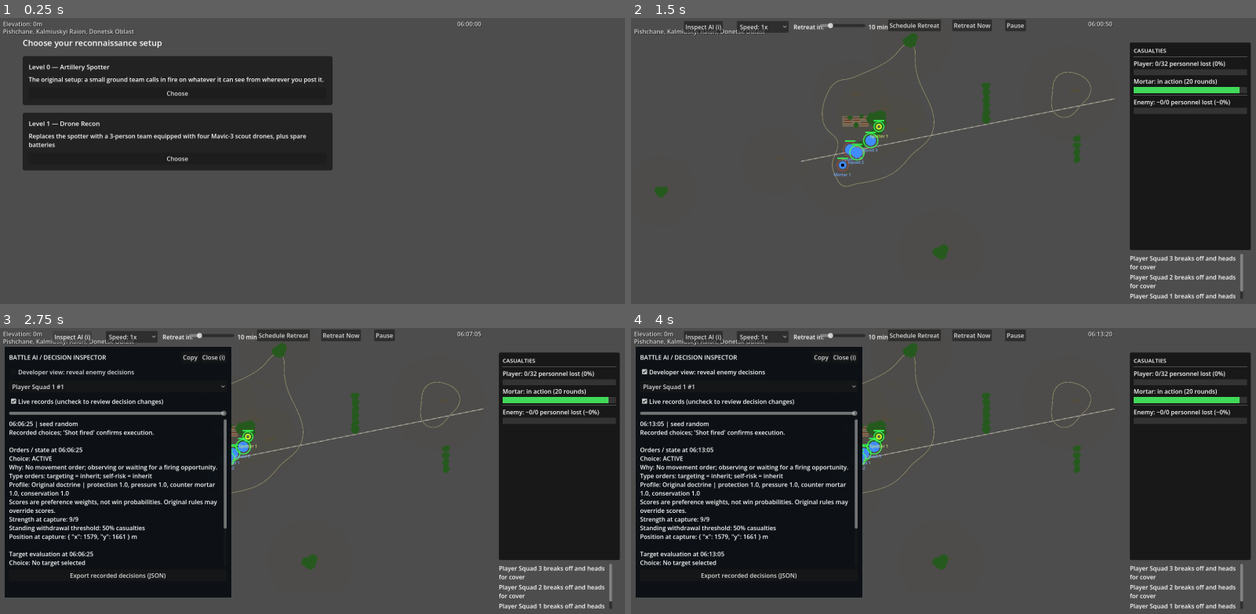
Above: before the commit, frames 1-4 (two rows, left to right).
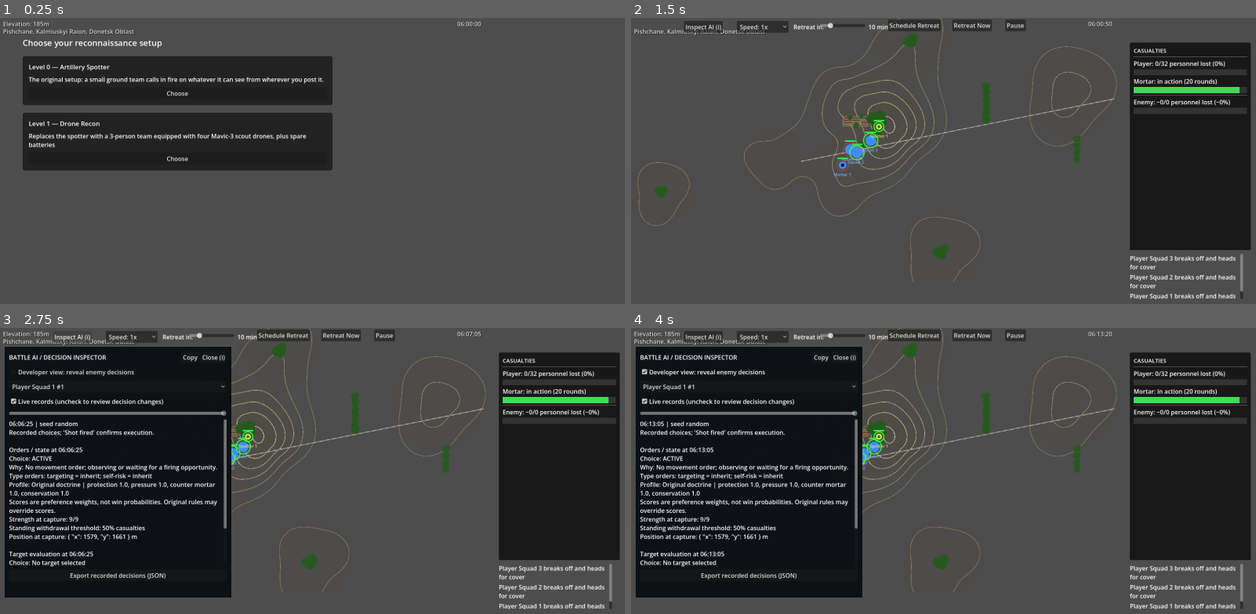
Above: after the commit, the same moments.

Repository: verybadcat/Drones
Game: Godot game, scene res://scenes/Main.tscn
Two runs of this game, one before a commit and one after it. Both use one fixed random seed, a clock stepped at 60 frames per second and the inputs below.
Inputs:
- Up to frame 1 (0.25 s): no input
- Up to frame 2 (1.5 s): click "Choose" at 0.5 s; click "Start Battle" at 1.25 s
- Up to frame 3 (2.75 s): click "Inspect AI (i)" at 2 s
- Up to frame 4 (4 s): click "Copy" at 2.75 s; click "Developer view: reveal enemy …" at 3.5 s

The runs differ from the first frame. In frame 1, less than 0.1% of the frame differs, in the area x 5-8%, y 1-4%; in frame 2, 0.8%, in the area x 1-78%, y 0-93%; in frame 3, 0.5%; in frame 4, 0.5%.

Commit message:
Elevation reads relative to sea level; contour interval fits the map
Each map's elevation_m() now adds a real elevation_baseline_m (the
regional ASL midpoint already researched for that map) on top of the
existing per-hill relief sum, so the hover label shows a real
sea-level figure instead of 0m on flat ground. Safe everywhere else
elevation is used: has_direct_los and the contour tracer only ever
compare or difference two readings, and a shared additive constant
cancels out of both identically.

Contour spacing is now chosen per map from its own actual sampled
relief (highest point minus lowest) instead of a single fixed 10m
interval for every map — Pishchane's individually modest hills
overlap enough that its true combined relief runs closer to 30m in
places, which the old single-hill-height bucketing missed. Contour
levels are also baseline-aware now, landing on real round ASL numbers
instead of "one interval above zero."

Co-Authored-By: Claude Sonnet 5 <noreply@anthropic.com>

Diff:
--- a/scripts/game_config.gd
+++ b/scripts/game_config.gd
@@ -102,6 +102,12 @@
 	"west_flank_width_m": 1500.0,
 
 	"village_center": Vector2(1500.0, 1750.0) * PIXELS_PER_METER,
+
+	# Midpoint of the regional elevation range this dictionary's own doc
+	# comment already cites (roughly 80-170m ASL) — elevation_m() adds
+	# this to every hill's local contribution, so "flat ground" here reads
+	# as a real sea-level figure instead of 0m.
+	"elevation_baseline_m": 125.0,
 
 	## Gently rolling farmland, not Moshchun's real ridgelines — see this
 	## dictionary's own doc comment for the regional elevation sourcing.
@@ -348,6 +354,12 @@
 	"west_flank_width_m": 1500.0,
 
 	"village_center": Vector2(1500.0, 1750.0) * PIXELS_PER_METER,
+
+	# Midpoint of the regional elevation range this dictionary's own doc
+	# comment already cites (roughly 150-220m ASL) — elevation_m() adds
+	# this to every hill's local contribution, so "flat ground" here reads
+	# as a real sea-level figure instead of 0m.
+	"elevation_baseline_m": 185.0,
 
 	## The first four sit near real features (the ravine's own rim, the
 	## village, the complex's south side, the rear); the rest fill the
@@ -638,8 +650,6 @@
 ## avoids granting it over meaningless terrain noise.
 const ELEVATION_ADVANTAGE_THRESHOLD_M: float = 8.0
 
-const CONTOUR_INTERVAL_M: float = 10.0
-
 
 ## How much a blob's effective radius is stretched (>1) or pinched (<1) in
 ## the direction `theta` (radians from its center) — a sum of cosine
@@ -660,12 +670,21 @@
 	return _radius_warp(hill.warp_harmonics, theta)
 
 
-## Continuous ground elevation in meters at a point (given in the engine's
-## pixel space, like everything else) — the sum of every hill's (warped,
-## non-circular) contribution. Never negative; flat, open ground is 0m.
+## Ground elevation in meters ABOVE SEA LEVEL at a point (given in the
+## engine's pixel space, like everything else) — CURRENT_MAP's own
+## elevation_baseline_m (the real place's actual regional ASL range,
+## sourced the same way every other piece of a map's terrain is, see that
+## dictionary's own doc comment) plus the sum of every hill's (warped,
+## non-circular) local contribution above it. Adding a per-map CONSTANT
+## offset here is free everywhere else in the file that reads elevation:
+## has_direct_los and _build_contour_cache only ever compare or difference
+## two elevations, and a shared additive constant cancels out of both a
+## comparison and a difference identically — flat, open ground reads as
+## elevation_baseline_m, not 0m, matching how a real elevation reading
+## always would, but nothing about line-of-sight masking changes.
 static func elevation_m(pos_px: Vector2) -> float:
 	var pos_m: Vector2 = pos_px / PIXELS_PER_METER
-	var total := 0.0
+	var total: float = CURRENT_MAP.get("elevation_baseline_m", 0.0)
 	for hill in CURRENT_MAP.hills:
 		var offset: Vector2 = pos_m - hill.center_m
 		var d: float = offset.length()
@@ -2846,6 +2865,28 @@
 ## _marching_squares_cell so grid-index math and world-position math for a
 ## cell agree with each other.
 static var _contour_col_origin_m: float = 0.0
+## The spacing actually used for the currently-loaded map — chosen in
+## _build_contour_cache from that map's own real local relief (highest
+## sampled point minus lowest), not a single fixed number for every map.
+## A map with only a few meters of rise from lowest to highest point needs
+## a much tighter interval than one with real ridgelines, or every hill
+## would draw as a single ring or none at all; real topographic sheets
+## make the same per-area choice rather than using one interval for every
+## kind of terrain. Read by _draw_hills for the brightness ramp; not
+## meaningful before _build_contour_cache has run at least once.
+static var _contour_interval_m: float = 10.0
+
+
+## See _contour_interval_m's own doc comment for why this isn't fixed.
+static func _choose_contour_interval_m(relief_range_m: float) -> float:
+	if relief_range_m <= 50.0:
+		return 5.0
+	elif relief_range_m <= 120.0:
+		return 10.0
+	elif relief_range_m <= 250.0:
+		return 20.0
+	else:
+		return 25.0
 
 
 static func _draw_hills(ci: CanvasItem) -> void:
@@ -2855,11 +2896,12 @@
 		ci.draw_circle(center_px, halo_radius_px, Color(0.32, 0.29, 0.2, 0.12))
 
 	_build_contour_cache()
+	var baseline: float = CURRENT_MAP.get("elevation_baseline_m", 0.0)
 	var max_height := 0.0
 	for hill in CURRENT_MAP.hills:
 		max_height = max(max_height, hill.height_m)
 	for seg in _contour_segments_cache:
-		var t: float = seg.level / max_height
+		var t: float = (seg.level - baseline) / max_height # local relief only — baseline is a flat offset, not relief
 		var b: float = 0.5 + 0.35 * t # brighter toward the highest terrain
 		ci.draw_line(seg.a, seg.b, Color(b, b * 0.95, b * 0.68, 0.8), 1.5)
 
@@ -2882,24 +2924,35 @@
 	var cols: int = west_cols + int(MAP_WIDTH_M / CONTOUR_GRID_STEP_M) + 2
 	var rows: int = int(MAP_HEIGHT_M / CONTOUR_GRID_STEP_M) + 2
 	var grid: Array[PackedFloat32Array] = []
+	var min_elev := INF
+	var max_elev := -INF
 	for row in rows:
 		var line := PackedFloat32Array()
 		line.resize(cols)
 		for col in cols:
 			var pos_m := Vector2(_contour_col_origin_m + col * CONTOUR_GRID_STEP_M, row * CONTOUR_GRID_STEP_M)
-			line[col] = elevation_m(pos_m * PIXELS_PER_METER)
+			var e: float = elevation_m(pos_m * PIXELS_PER_METER)
+			line[col] = e
+			min_elev = min(min_elev, e)
+			max_elev = max(max_elev, e)
 		grid.append(line)
 
-	var max_height := 0.0
-	for hill in CURRENT_MAP.hills:
-		max_height = max(max_height, hill.height_m)
-
-	var level := CONTOUR_INTERVAL_M
-	while level < max_height:
+	_contour_interval_m = _choose_contour_interval_m(max_elev - min_elev)
+
+	# Levels are real ASL values now (elevation_m includes the map's own
+	# baseline), so they need to start at the first round multiple of the
+	# interval ABOVE the lowest sampled point, not at "one interval above
+	# zero" — a map whose baseline isn't itself a multiple of the interval
+	# would otherwise silently draw no lines at all, or lines that don't
+	# land on round numbers the way a real contour sheet's would.
+	var level: float = ceil(min_elev / _contour_interval_m) * _contour_interval_m
+	if level <= min_elev:
+		level += _contour_interval_m
+	while level < max_elev:
 		for row in rows - 1:
 			for col in cols - 1:
 				_marching_squares_cell(grid, row, col, level)
-		level += CONTOUR_INTERVAL_M
+		level += _contour_interval_m
 
 
 ## One cell of the standard marching-squares algorithm: 4 corners (TL, TR,
Not shown, changed: docs/designs/tactical-commander-doctrine.md
